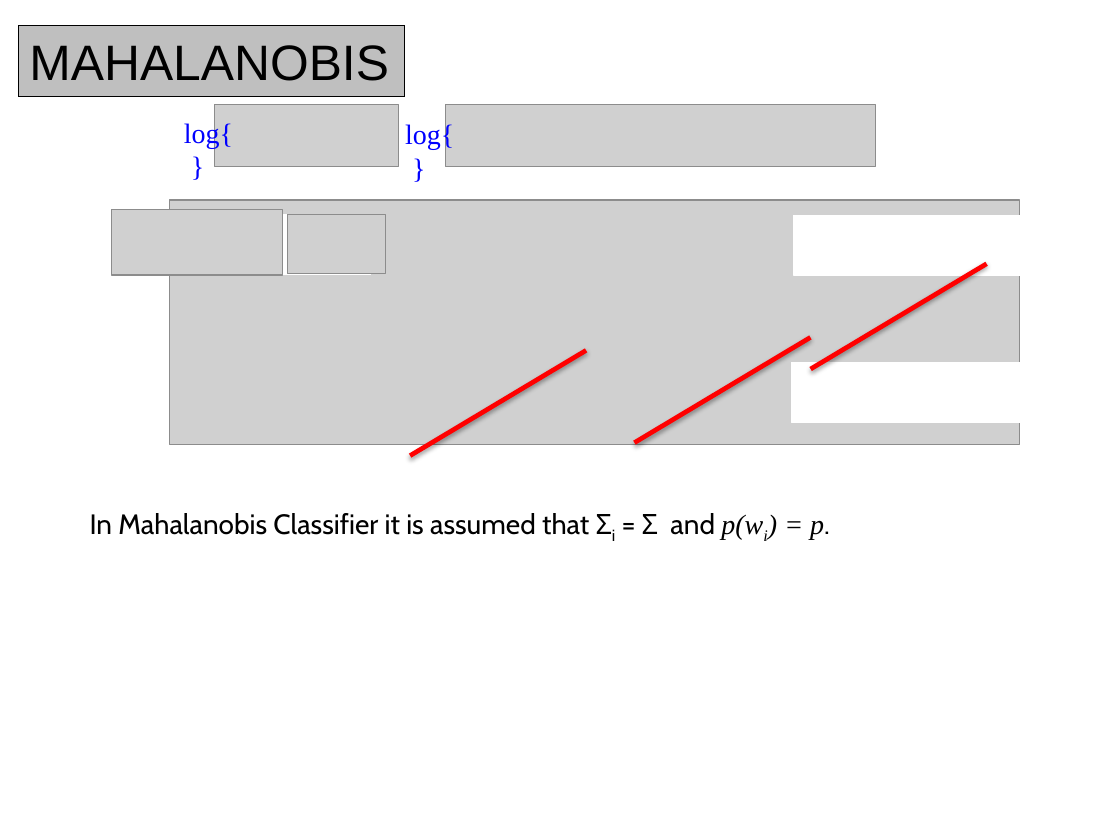
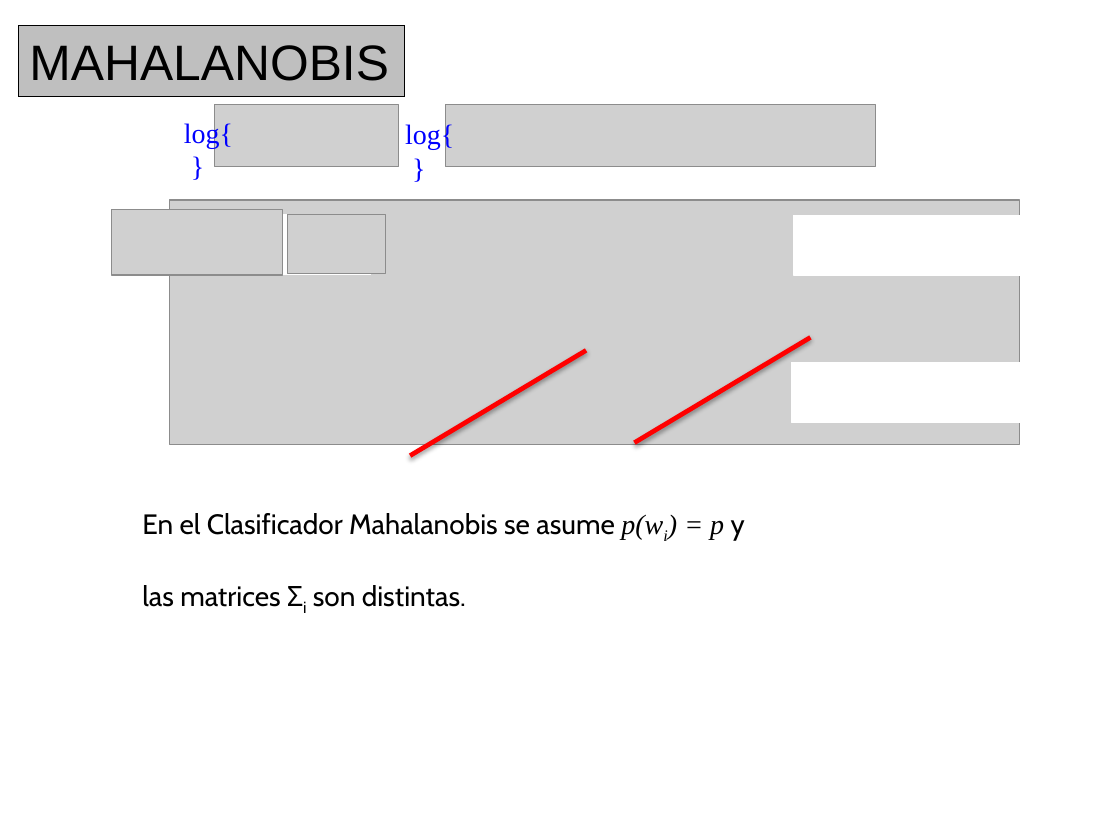
Before and after one commit to domingomery/patrones, a slide deck: slide 11 of clases/Cap04_Clasificacion/presentations/PAT04_LDA.pptx. Drawn at 1120x840 pixels with LibreOffice and Linux fonts; fonts in the diff are those of the drawing; grey boxes stand for pictures. Boxes give left, top, right and bottom in pixels: in the first picture for what was removed or moved away, otherwise in the second. Text is boxed around its words. In the diff, an @@ line names an element or a change of style, - is before the commit and + after.

```diff
--- a/clases/Cap04_Clasificacion/presentations/PAT04_LDA.pptx
+++ b/clases/Cap04_Clasificacion/presentations/PAT04_LDA.pptx
@@ line removed from (811, 370) to (987, 264) @@
@@ text at bbox=[142, 513, 745, 607]: text changed @@
-In Mahalanobis Classifier it is assumed that Σi = Σ and p(wi) = p.
+En el Clasificador Mahalanobis se asume p(wi) = p y
+las matrices Σi son distintas.
```
Also in this commit, not shown: 6 other slides changed, 8 slides added, 4 slides removed, 11 other files.
